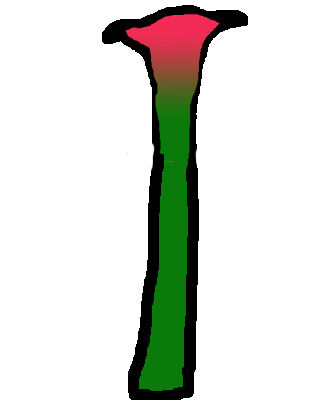
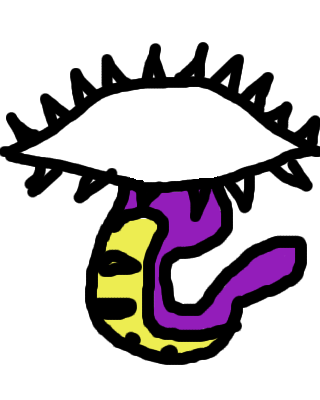
Comparing the layer stacks of the two 320 x 400 images. Changes:
hid "レイヤー 5" over [left=102, top=5, right=248, bottom=400]
showed "レイヤー 1" over [left=0, top=42, right=320, bottom=222]
added layer "Leg1out" above "Leg1Inner1" over [left=85, top=165, right=307, bottom=365]
added layer "Leg1Inner1" above "Leg1Iinner.0" over [left=91, top=219, right=219, bottom=355]
added layer "Leg1Iinner.0" above "レイヤー 3" over [left=112, top=177, right=299, bottom=334]
